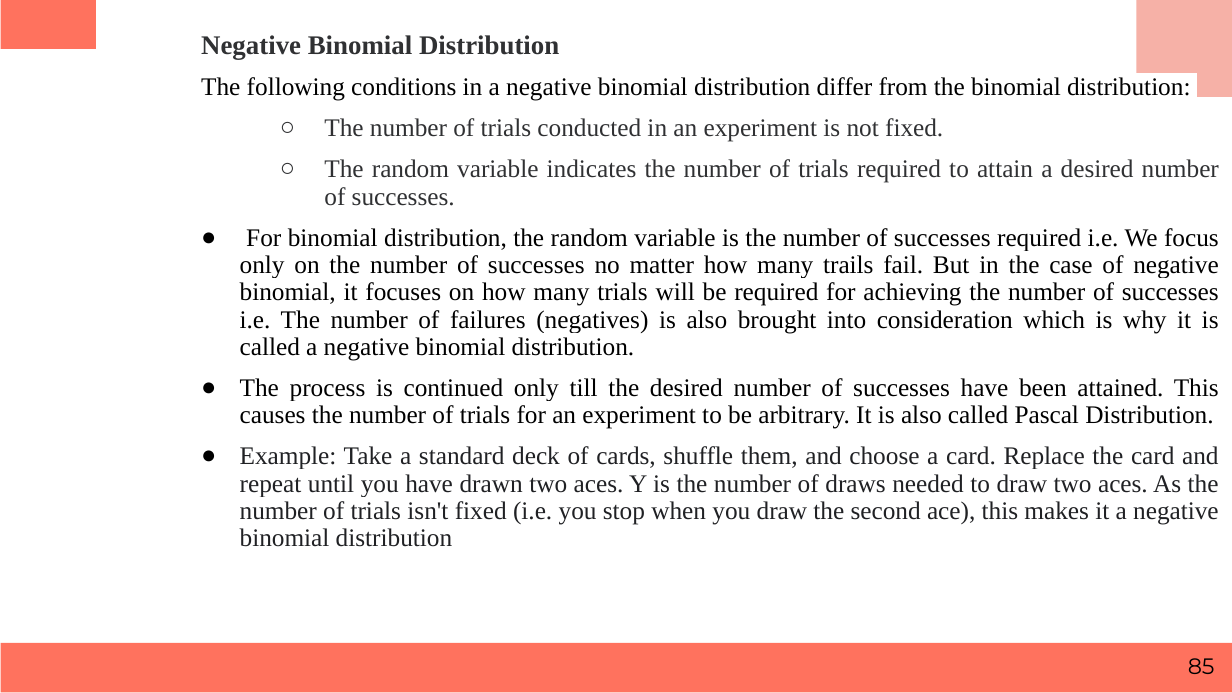
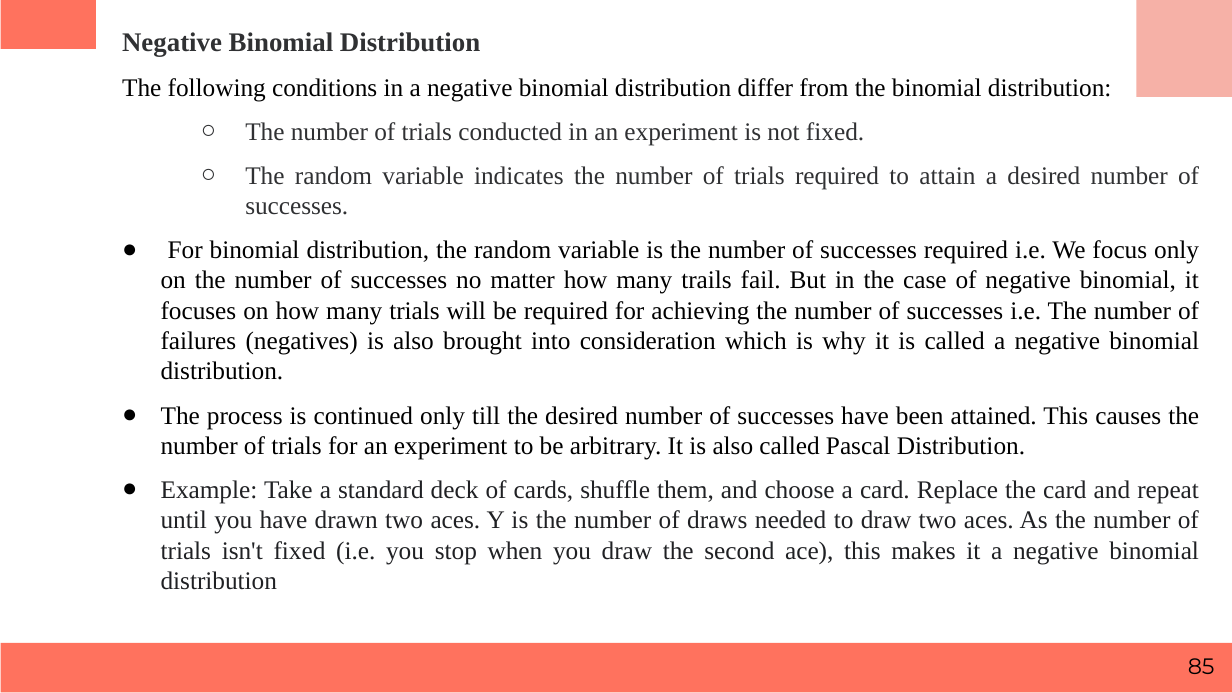
Before and after one commit to keonicsx/Code_Storage, a slide deck: slide 85 of ppt_m3/Business Statistics.pptx. Drawn at 1232x693 pixels with LibreOffice and Linux fonts; fonts in the diff are those of the drawing. Boxes give left, top, right and bottom in pixels: in the first picture for what was removed or moved away, otherwise in the second. Text is boxed around its words. In the diff, an @@ line names an element or a change of style, - is before the commit and + after.

```diff
--- a/ppt_m3/Business Statistics.pptx
+++ b/ppt_m3/Business Statistics.pptx
@@ text "Negative Binomial Distribution": place and size @@
-text "Negative Binomial Distribution" at <box>201,35,1219,547</box>
+text "Negative Binomial Distribution" at <box>122,32,1199,590</box>
@@ text "Negative Binomial Distribution" at <box>122,32,1199,590</box>: line spacing 0.9 to 1 @@
```
Also in this commit, not shown: 18 other slides changed, 4 other files.
